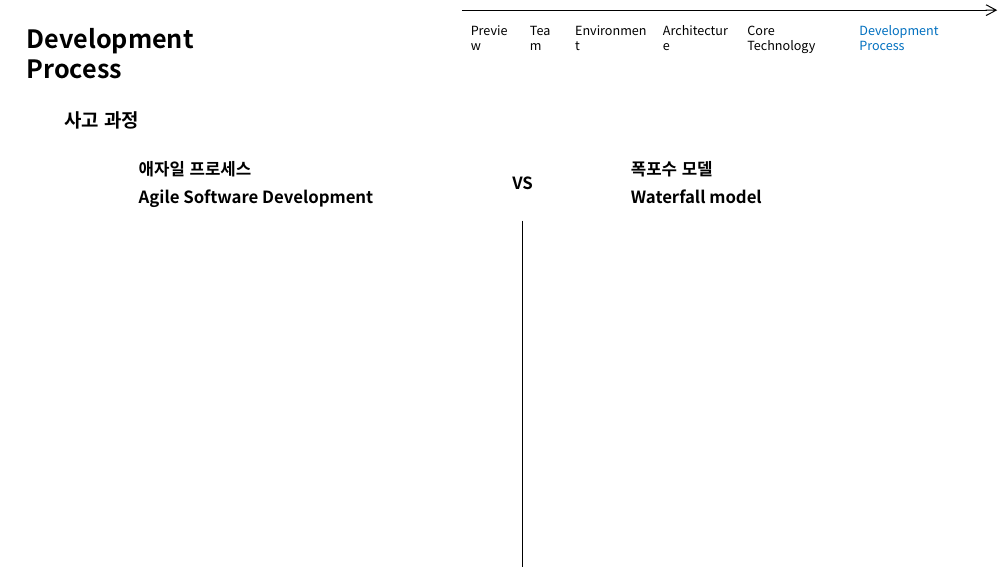
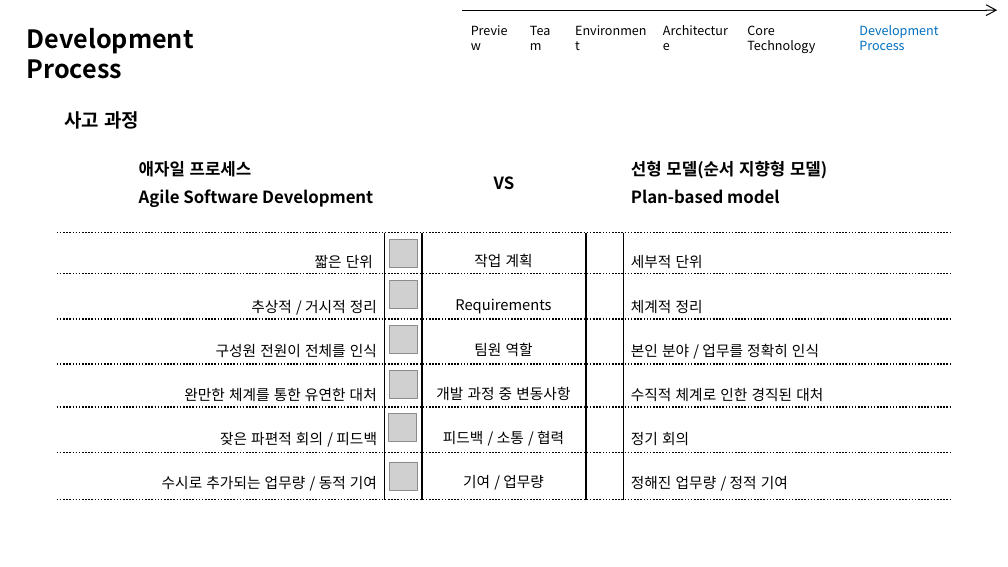
Before and after one commit to VanSubstance/doubleSlash_06, a slide deck: slide 8 of Datas/개발 발표안 1차.pptx. Drawn at 1008x567 pixels with LibreOffice and Linux fonts; fonts in the diff are those of the drawing; grey boxes stand for pictures. Boxes give left, top, right and bottom in pixels: in the first picture for what was removed or moved away, otherwise in the second. Text is boxed around its words. In the diff, an @@ line names an element or a change of style, - is before the commit and + after.

Commit message:
챌린지 생성 페이지 연결
+ 발표 ppt 정리
+ 시장조사 시작

```diff
--- a/Datas/개발 발표안 1차.pptx
+++ b/Datas/개발 발표안 1차.pptx
@@ text "VS": place and size @@
-text "VS" at (512,176,533,190)
+text "VS" at (494,176,515,189)
@@ text at (631,160,827,179): text changed @@
-폭포수 모델
+선형 모델(순서 지향형 모델)
@@ text at (631,189,779,204): text changed @@
-Waterfall model
+Plan-based model
@@ line added from (57, 233) to (951, 233), #000000 1.5 pt dashed @@
@@ line added from (385, 233) to (385, 501), #000000 1.5 pt @@
@@ line added from (423, 233) to (423, 501), #000000 1.5 pt @@
@@ line moved from (523, 221) - (523, 567) to (586, 233) - (586, 501) @@
@@ line (586, 233) - (586, 501): stroke #000000 1 pt to #000000 1.5 pt @@
@@ line added from (624, 233) to (624, 501), #000000 1.5 pt @@
@@ text added at (162,255,377,489), 14 pt, text #000000 @@
+짧은 단위
+추상적 / 거시적 정리
+구성원 전원이 전체를 인식
+완만한 체계를 통한 유연한 대처
+잦은 파편적 회의 / 피드백
+수시로 추가되는 업무량 / 동적 기여
@@ picture added at (389,240,417,268) @@
@@ text added at (436,253,570,488), 14 pt, text #000000 @@
+작업 계획
+Requirements
+팀원 역할
+개발 과정 중 변동사항
+피드백 / 소통 / 협력
+기여 / 업무량
@@ text added at (631,255,823,489), 14 pt, text #000000 @@
+세부적 단위
+체계적 정리
+본인 분야 / 업무를 정확히 인식
+수직적 체계로 인한 경직된 대처
+정기 회의
+정해진 업무량 / 정적 기여
@@ line added from (57, 274) to (951, 274), #000000 1.5 pt dashed @@
@@ picture added at (389,281,417,309) @@
@@ line added from (57, 319) to (951, 319), #000000 1.5 pt dashed @@
@@ picture added at (389,326,417,354) @@
@@ line added from (57, 364) to (951, 364), #000000 1.5 pt dashed @@
@@ picture added at (389,371,417,399) @@
@@ line added from (57, 407) to (951, 407), #000000 1.5 pt dashed @@
@@ picture added at (389,414,417,442) @@
@@ line added from (57, 453) to (951, 453), #000000 1.5 pt dashed @@
@@ picture added at (389,462,417,490) @@
@@ line added from (57, 499) to (951, 499), #000000 1.5 pt dashed @@
```
Also in this commit, not shown: 4 other slides changed, 1 slide added, 9 other files.
